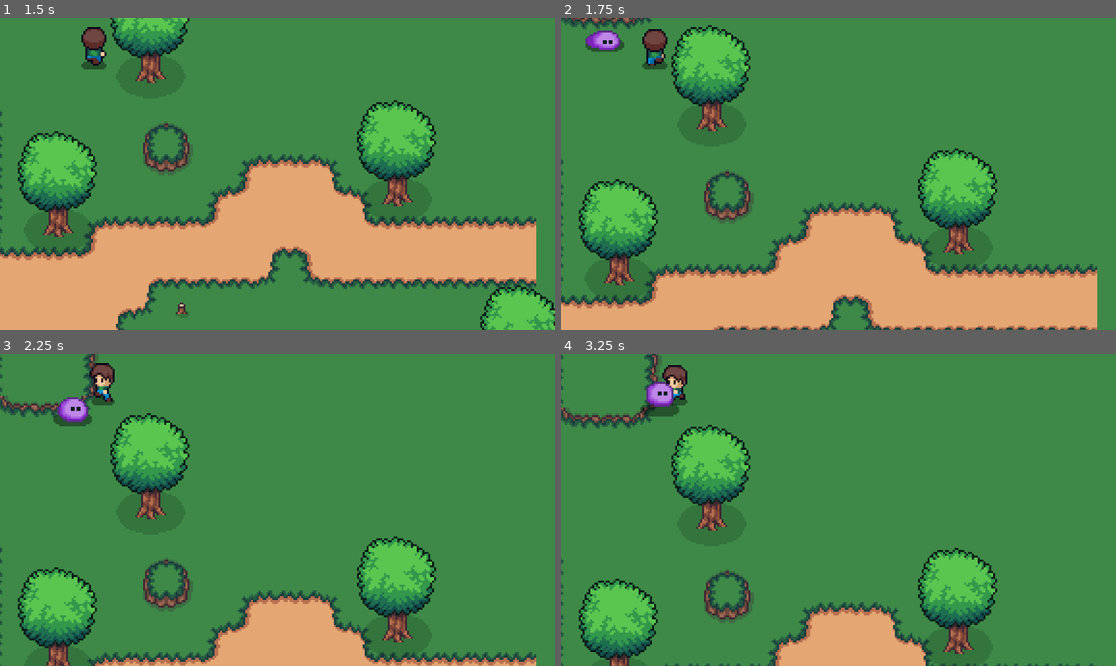
Above: before the commit, frames 1-4 (two rows, left to right).
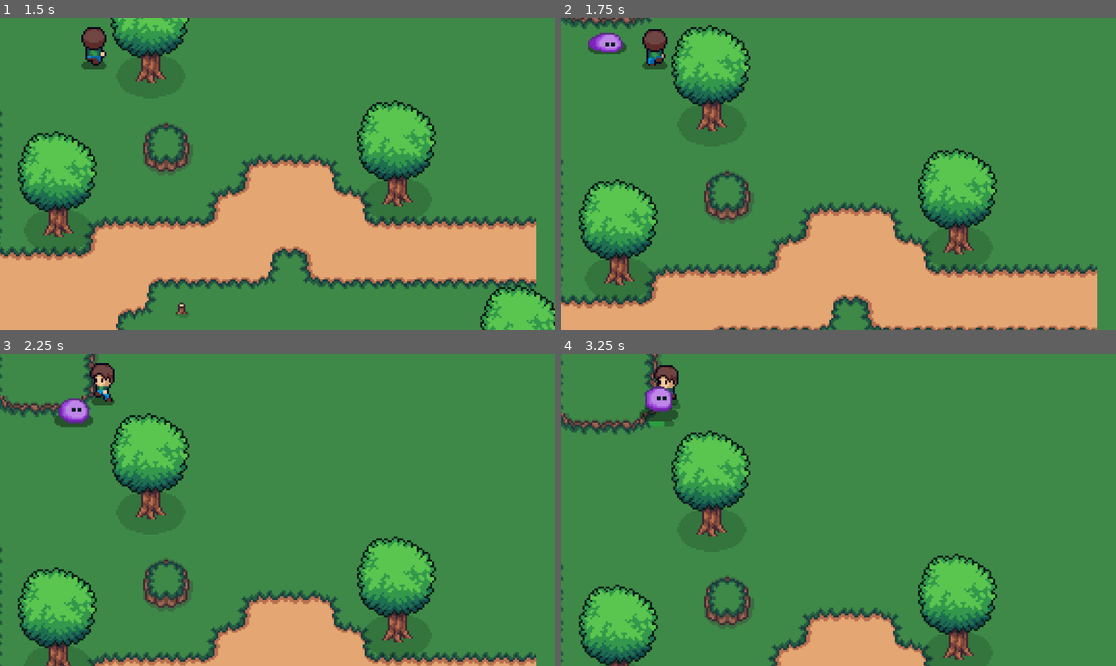
Above: after the commit, the same moments.

Repository: antgarcia222/Capstone-Game-Project
Game: Godot game, scene res://scenes/world.tscn
Two runs of this game, one before a commit and one after it. Both use one fixed random seed, a clock stepped at 60 frames per second and the inputs below.
Inputs:
- Up to frame 1 (1.5 s): hold Up (ui_up) from 0.53 s (still down); tap E (attack) at 0.6, 1.35 s
- Up to frame 2 (1.75 s): keep holding Up (ui_up)
- Up to frame 3 (2.25 s): release Up (ui_up) at 2.03 s; hold Left (ui_left) from 2.03 s (still down); tap E (attack) at 2.1 s
- Up to frame 4 (3.25 s): keep holding Left (ui_left); tap E (attack) at 2.85 s

Frame 1 is identical in both runs. In frame 2, 0.3% of the frame differs, in the area x 4-12%, y 4-12%; in frame 3, 0.2%; in frame 4, 10%, in the area x 0-97%, y 0-100%.

Commit message:
Created a healthbar for sprites
created a healthbar for player
- added the correct function to keep track of player health
- added regenerate health function

created a healthbar for enemy

Diff:
--- a/capstone-project/scenes/enemy.tscn
+++ b/capstone-project/scenes/enemy.tscn
@@ -150,6 +150,7 @@
 collision_mask = 4
 
 [node name="CollisionShape2D" type="CollisionShape2D" parent="detection_area"]
+position = Vector2(2, 0)
 shape = SubResource("CircleShape2D_txk7i")
 
 [node name="CollisionShape2D" type="CollisionShape2D" parent="."]
@@ -163,6 +164,15 @@
 [node name="take_damage_cooldown" type="Timer" parent="."]
 wait_time = 0.5
 
+[node name="enemy_healthbar" type="ProgressBar" parent="."]
+modulate = Color(0.192157, 0.937255, 0.329412, 1)
+offset_left = -6.0
+offset_top = 3.0
+offset_right = 124.0
+offset_bottom = 30.0
+scale = Vector2(0.1, 0.1)
+show_percentage = false
+
 [connection signal="body_entered" from="detection_area" to="." method="_on_detection_area_body_entered"]
 [connection signal="body_exited" from="detection_area" to="." method="_on_detection_area_body_exited"]
 [connection signal="body_entered" from="enemy_hitbox" to="." method="_on_enemy_hitbox_body_entered"]
--- a/capstone-project/scenes/player.tscn
+++ b/capstone-project/scenes/player.tscn
@@ -474,7 +474,21 @@
 limit_right = 239
 limit_bottom = 22
 
+[node name="healthbar" type="ProgressBar" parent="."]
+modulate = Color(0.192157, 0.937255, 0.329412, 1)
+offset_left = -7.0
+offset_top = 3.0
+offset_right = 133.0
+offset_bottom = 30.0
+scale = Vector2(0.1, 0.1)
+show_percentage = false
+
+[node name="regen_timer" type="Timer" parent="."]
+wait_time = 5.0
+autostart = true
+
 [connection signal="body_entered" from="player_hitbox" to="." method="_on_player_hitbox_body_entered"]
 [connection signal="body_exited" from="player_hitbox" to="." method="_on_player_hitbox_body_exited"]
 [connection signal="timeout" from="attack_cooldown" to="." method="_on_attack_cooldown_timeout"]
 [connection signal="timeout" from="deal_attack_timer" to="." method="_on_deal_attack_timer_timeout"]
+[connection signal="timeout" from="regen_timer" to="." method="_on_regen_timer_timeout"]
--- a/capstone-project/scripts/enemy.gd
+++ b/capstone-project/scripts/enemy.gd
@@ -9,8 +9,10 @@
 
 var can_take_damage = true
 
-func _physics_process(delta):
+func _physics_process(_delta):
 	deal_with_damage()
+	update_health()
+
 
 	if player_chase:
 		position += (player.position - position)/speed
@@ -30,7 +32,7 @@
 	player_chase = true
 
 
-func _on_detection_area_body_exited(body):
+func _on_detection_area_body_exited(_body):
 	player = null
 	player_chase = false
 
@@ -38,12 +40,12 @@
 	pass
 
 
-func _on_enemy_hitbox_body_entered(body: Node2D) -> void:
+func _on_enemy_hitbox_body_entered(body):
 	if body.has_method("player"):
 		player_inattack_zone = true
 
 
-func _on_enemy_hitbox_body_exited(body: Node2D) -> void:
+func _on_enemy_hitbox_body_exited(body):
 	if body.has_method("player"):
 		player_inattack_zone = false
 
@@ -60,3 +62,14 @@
 
 func _on_take_damage_cooldown_timeout() -> void:
 	can_take_damage = true
+
+
+func update_health():
+	var healthbar = $enemy_healthbar
+
+	healthbar.value = health
+
+	if health >= 100:
+		healthbar.visible = false
+	else:
+		healthbar.visible = true
--- a/capstone-project/scripts/player.gd
+++ b/capstone-project/scripts/player.gd
@@ -18,6 +18,7 @@
 	enemy_attack()
 	attack()
 	current_camera()
+	update_health()
 
 	if health <= 0:
 		player_alive = false #go back to menu or respawn
@@ -148,3 +149,25 @@
 	elif global.current_scene == "cliff_side":
 		$world_camera.enabled = false
 		$cliffside_camera.enabled = true
+
+
+func update_health():
+	var healthbar = $healthbar
+
+	healthbar.value = health
+
+	if health >= 100:
+		healthbar.visible = false
+	else:
+		healthbar.visible = true
+
+
+
+
+func _on_regen_timer_timeout() -> void:
+	if health < 100:
+		health = health + 20
+		if health > 100:
+			health = 100
+	if health <= 0:
+		health = 0
